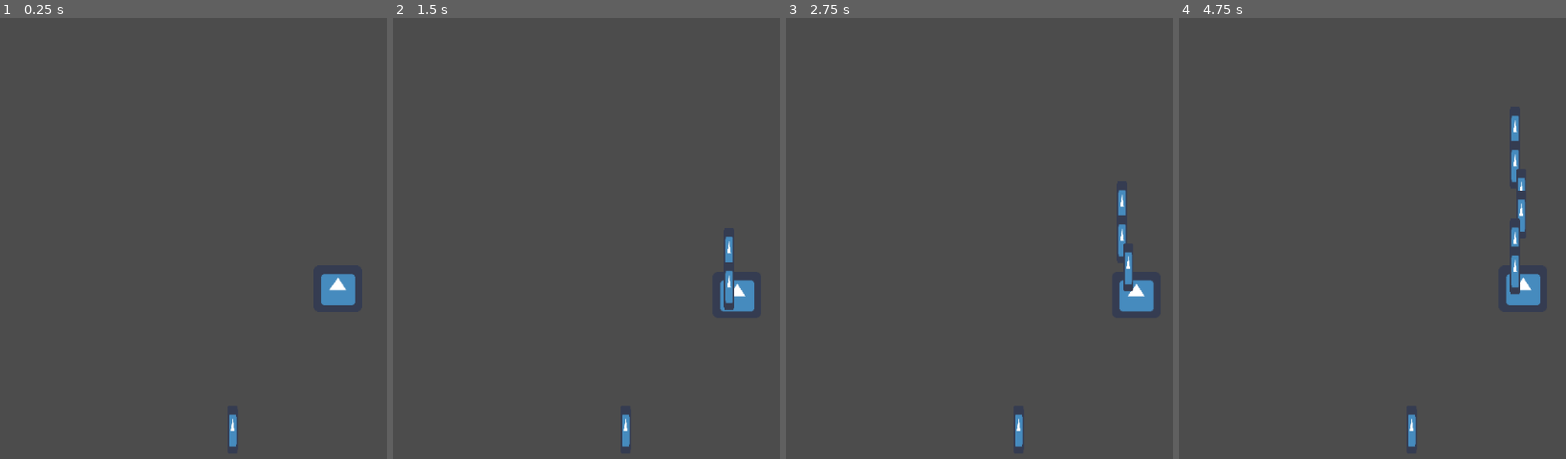
Above: before the commit, frames 1-4 (left to right).
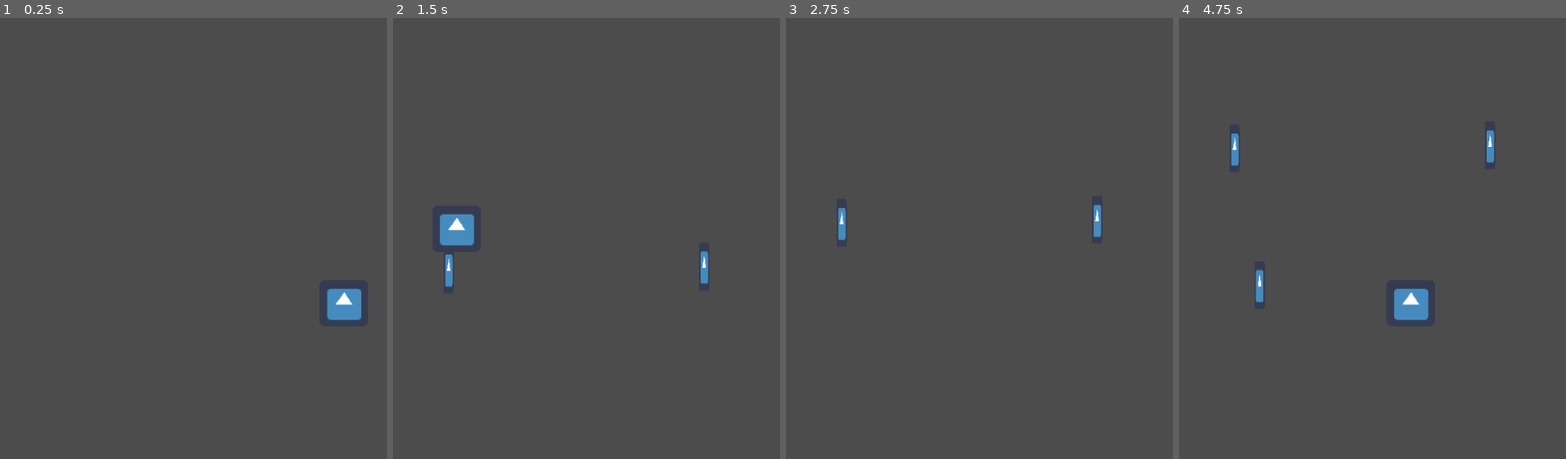
Above: after the commit, the same moments.

Repository: WenkangZhen/Centerpiede
Game: Godot game, scene res://scene/Main.tscn
The game is run twice, just before and just after one commit, with the same random seed, the same clock (stepped at 60 frames per second) and the same inputs. The engine's default icon, where the game draws it, is replaced by a stand-in: a white triangle on a blue panel in a dark square.
Inputs:
- Up to frame 1 (0.25 s): no input
- Up to frame 2 (1.5 s): tap Enter at 0.5 s; hold Right (Mover_right) 0.53-1.28 s; tap F (fire) at 0.6, 1.35 s; hold Down (Mover_down) from 1.28 s (still down)
- Up to frame 3 (2.75 s): release Down (Mover_down) at 2.03 s; hold Right (Mover_right) from 2.03 s (still down); tap F (fire) at 2.1 s
- Up to frame 4 (4.75 s): release Right (Mover_right) at 2.78 s; hold Up (Move_up) 2.78-3.53 s; tap F (fire) at 2.85, 3.6, 4.35 s; hold Left (Move_left) from 3.53 s (still down)

The runs differ from the first frame. In frame 1, 1.0% of the frame differs, in the area x 59-94%, y 58-98%; in frame 2, 1.8%; in frame 3, 1.5%; in frame 4, 2.5%, in the area x 13-94%, y 22-98%.

Commit message:
bullet fire

Diff:
--- a/code/centipede/project.godot
+++ b/code/centipede/project.godot
@@ -9,12 +9,18 @@
 config_version=4
 
 _global_script_classes=[ {
+"base": "Area2D",
+"class": "Bullet",
+"language": "GDScript",
+"path": "res://scene/Bullet.gd"
+}, {
 "base": "KinematicBody2D",
 "class": "Player",
 "language": "GDScript",
 "path": "res://scene/Player.gd"
 } ]
 _global_script_class_icons={
+"Bullet": "",
 "Player": ""
 }
 
--- a/code/centipede/scene/Bullet.gd
+++ b/code/centipede/scene/Bullet.gd
@@ -1,4 +1,5 @@
 extends Area2D
+class_name Bullet
 
 export var speed = 50.0
 
--- a/code/centipede/scene/Main.tscn
+++ b/code/centipede/scene/Main.tscn
@@ -13,12 +13,12 @@
 
 [node name="PlayerZone" type="Node2D" parent="."]
 
+[node name="Player" parent="." instance=ExtResource( 8 )]
+position = Vector2( 457.423, 381.236 )
+
 [node name="Bullet" parent="." instance=ExtResource( 7 )]
-position = Vector2( 318.893, 557.036 )
+position = Vector2( -57.2224, 168.83 )
 script = null
-
-[node name="Player" parent="." instance=ExtResource( 8 )]
-position = Vector2( 449.099, 361.614 )
 
 [node name="Mushroom" parent="." instance=ExtResource( 9 )]
 script = null
--- a/code/centipede/scene/Player.gd
+++ b/code/centipede/scene/Player.gd
@@ -10,32 +10,37 @@
 
 func _process(delta_time):
 
-    var delta_position: Vector2 = Vector2.ZERO
+    var x = Input.get_action_strength("Move_left")- Input.get_action_strength("Mover_right")
 
-    if Input.is_action_just_pressed("Move_up"):
-        delta_position = Vector2(0, -1)
-        print("move up")
-    if Input.is_action_just_pressed("Mover_down"):
-        delta_position = Vector2(0, 1)
-        print("move Down")
-    if Input.is_action_just_pressed("Move_left"):
-        delta_position = Vector2(-1, 0)
-        print("move left")
-    if Input.is_action_just_pressed("Mover_right"):
-        delta_position = Vector2(1, 0)
-        print("move right")
+    var y = Input.get_action_strength("Move_up") - Input.get_action_strength("Mover_down")
+    direction = Vector2( x, y)
+
+    #var delta_position: Vector2 = Vector2.ZERO
+
+    #if Input.is_action_just_pressed("Move_up"):
+     #   delta_position = Vector2(0, -1)
+      #  print("move up")
+    #if Input.is_action_just_pressed("Mover_down"):
+     #   delta_position = Vector2(0, 1)
+      #  print("move Down")
+    #if Input.is_action_just_pressed("Move_left"):
+     #   delta_position = Vector2(-1, 0)
+      #  print("move left")
+    #if Input.is_action_just_pressed("Mover_right"):
+     #   delta_position = Vector2(1, 0)
+      #  print("move right")
 
     if Input.is_action_just_pressed("fire"):
         fire()
 
 
-    Move(delta_position * speed * delta_time)
+    Move(direction * speed * delta_time)
 
 func Move (delta_position : Vector2):
       position += delta_position
 
 func fire():
-     var bullet: = BULLET_PS.instance()
+     var bullet: Bullet = BULLET_PS.instance()
      bullet.position = position
      get_parent().add_child(bullet)
      print ("fire")
